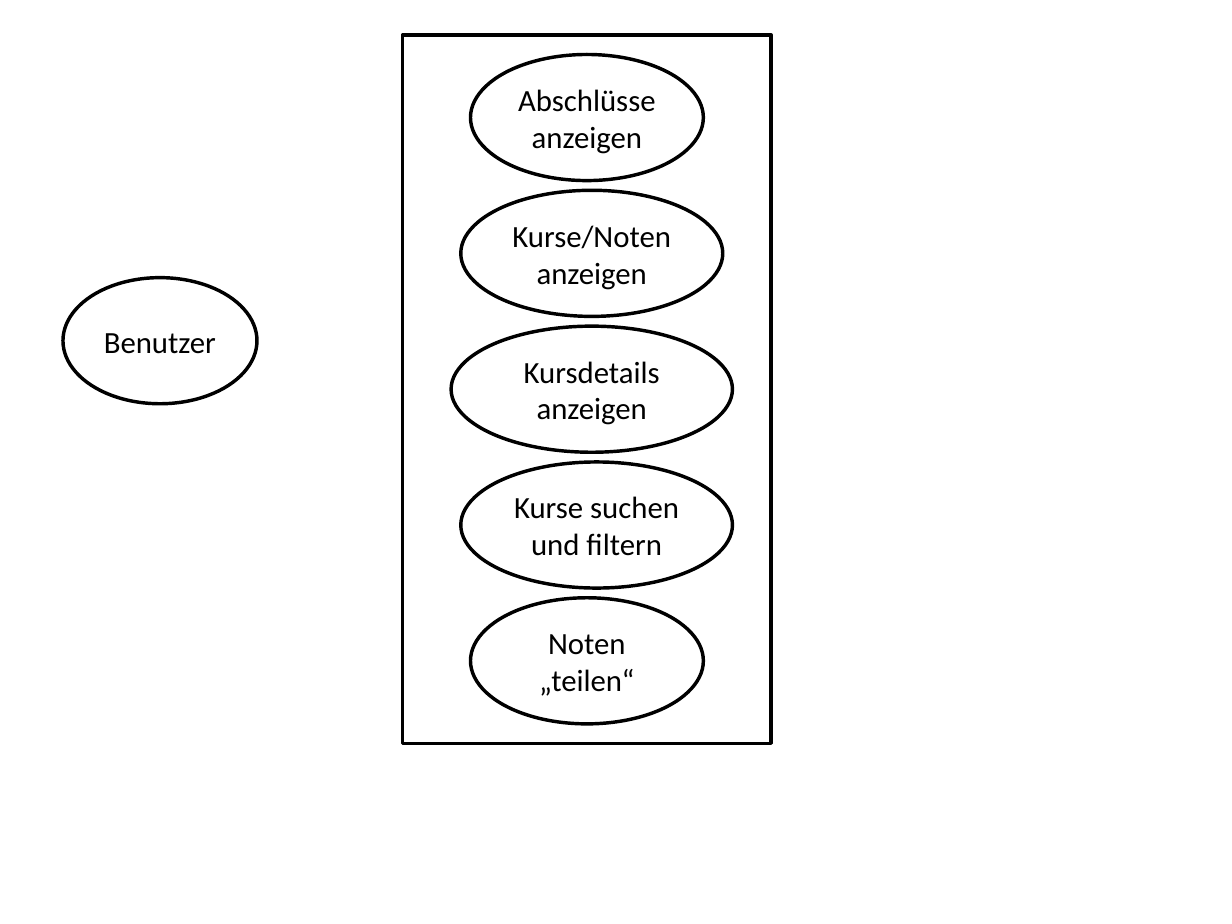
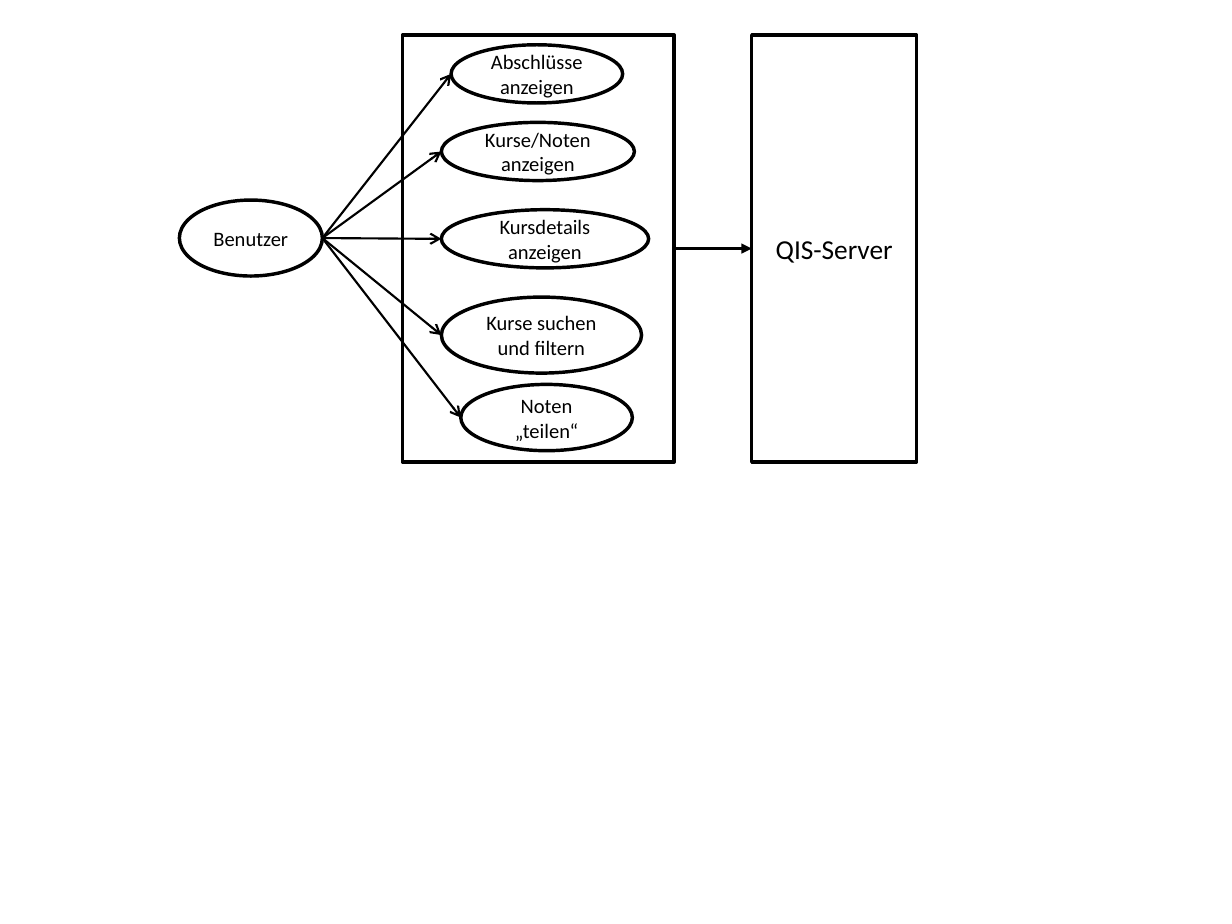
Before and after one commit to n0rf/htwg-grade-app, a slide deck: slide 4 of docs/notenapp.pptx. Drawn at 1232x924 pixels with LibreOffice and Linux fonts; fonts in the diff are those of the drawing. Boxes give left, top, right and bottom in pixels: in the first picture for what was removed or moved away, otherwise in the second. Text is boxed around its words. In the diff, an @@ line names an element or a change of style, - is before the commit and + after.

Commit message:
use cases

```diff
--- a/docs/notenapp.pptx
+++ b/docs/notenapp.pptx
@@ rectangle resized from (x1=403, y1=36, x2=771, y2=744) to (x1=403, y1=36, x2=674, y2=462) @@
@@ ellipse "Abschlüsse anzeigen" resized from (x1=471, y1=54, x2=703, y2=180) to (x1=451, y1=44, x2=622, y2=102) @@
@@ rectangle added at (x1=752, y1=36, x2=917, y2=462), outline #000000 2 pt, 16 pt, text #000000 @@
+QIS-Server
@@ arrow added from (323, 238) to (451, 74), #000000 1.25 pt @@
@@ ellipse "Kurse/Noten anzeigen" resized from (x1=461, y1=191, x2=723, y2=317) to (x1=441, y1=122, x2=634, y2=180) @@
@@ arrow added from (323, 238) to (441, 152), #000000 1.25 pt @@
@@ ellipse "Benutzer" resized from (x1=63, y1=277, x2=256, y2=403) to (x1=180, y1=200, x2=323, y2=276) @@
@@ ellipse "Kursdetails anzeigen" resized from (x1=451, y1=326, x2=732, y2=452) to (x1=441, y1=209, x2=648, y2=267) @@
@@ arrow added from (323, 238) to (441, 239), #000000 1.25 pt @@
@@ arrow added from (323, 238) to (441, 335), #000000 1.25 pt @@
@@ arrow added from (323, 238) to (461, 418), #000000 1.25 pt @@
@@ arrow added from (674, 249) to (752, 249), #000000 2 pt @@
@@ ellipse "Kurse suchen und filtern" resized from (x1=461, y1=462, x2=732, y2=588) to (x1=441, y1=297, x2=641, y2=373) @@
@@ size 18 to 12 pt in 6 elements at (x1=451, y1=44, x2=622, y2=102), (x1=441, y1=122, x2=634, y2=180), (x1=180, y1=200, x2=323, y2=276), (x1=441, y1=209, x2=648, y2=267), (x1=441, y1=297, x2=641, y2=373), (x1=461, y1=384, x2=632, y2=451) @@
@@ ellipse "Noten „teilen“" resized from (x1=471, y1=598, x2=703, y2=723) to (x1=461, y1=384, x2=632, y2=451) @@
```
